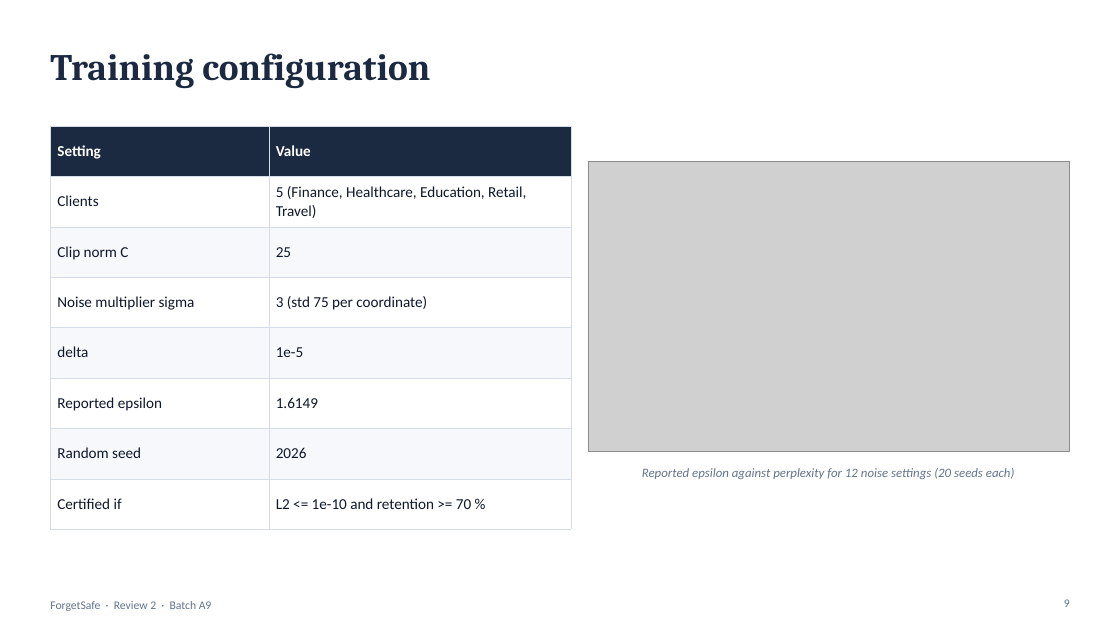
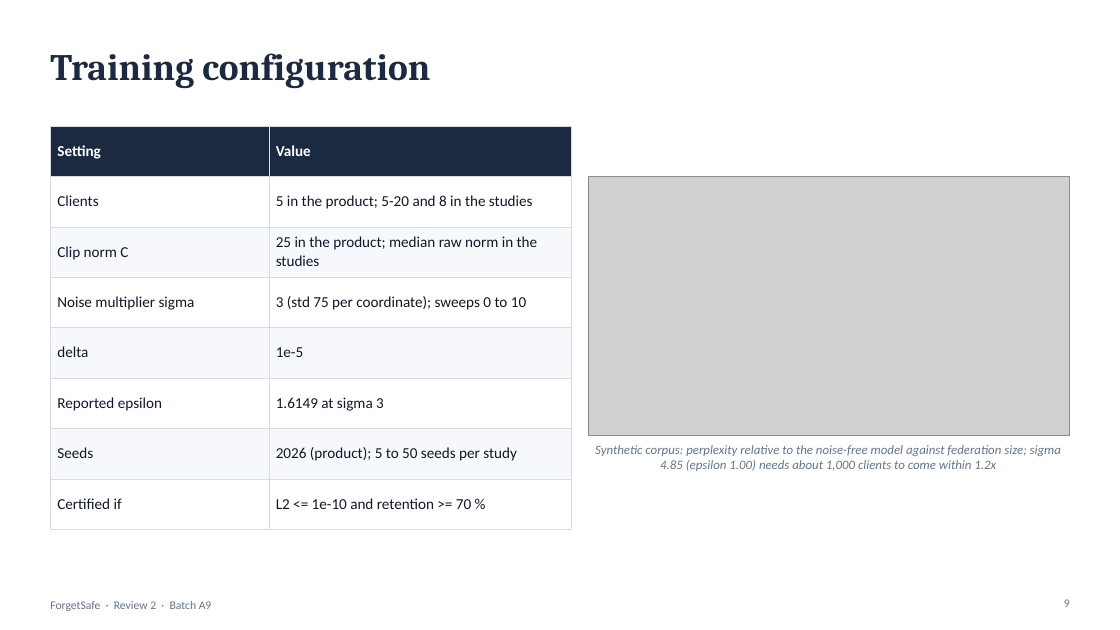
Before and after one commit to madhava-smartgrowInfotech/Btech-Projects, a slide deck: slide 9 of CSDS/A/CSDS-A-A9/13.Review_2_PPT.pptx. Drawn at 1120x630 pixels with LibreOffice and Linux fonts; fonts in the diff are those of the drawing; grey boxes stand for pictures. Boxes give left, top, right and bottom in pixels: in the first picture for what was removed or moved away, otherwise in the second. Text is boxed around its words. In the diff, an @@ line names an element or a change of style, - is before the commit and + after.

```diff
--- a/CSDS/A/CSDS-A-A9/13.Review_2_PPT.pptx
+++ b/CSDS/A/CSDS-A-A9/13.Review_2_PPT.pptx
@@ table at [50,126,571,513] @@
-row 2, column 2: 5 (Finance, Healthcare, Education, Retail, Travel)
+row 2, column 2: 5 in the product; 5-20 and 8 in the studies
-row 3, column 2: 25
+row 3, column 2: 25 in the product; median raw norm in the studies
-row 4, column 2: 3 (std 75 per coordinate)
+row 4, column 2: 3 (std 75 per coordinate); sweeps 0 to 10
-row 6, column 2: 1.6149
+row 6, column 2: 1.6149 at sigma 3
-row 7, column 1: Random seed
+row 7, column 1: Seeds
-row 7, column 2: 2026
+row 7, column 2: 2026 (product); 5 to 50 seeds per study
@@ picture: place and size @@
-picture at [588,161,1070,451]
+picture at [588,176,1070,435]
@@ text at [595,445,1061,471]: text changed @@
-Reported epsilon against perplexity for 12 noise settings (20 seeds each)
+Synthetic corpus: perplexity relative to the noise-free model against federation size; sigma 4.85 (epsilon 1.00) needs about 1,000 clients to come within 1.2x
```
Also in this commit, not shown: 10 other slides changed, 50 other files.
